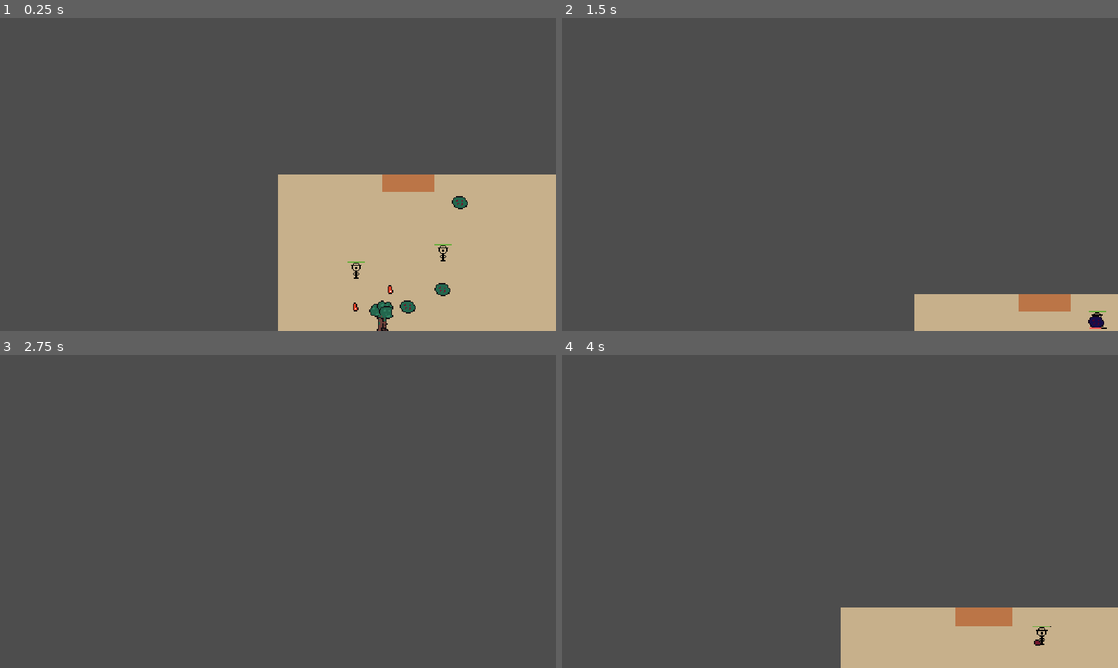
Above: before the commit, frames 1-4 (two rows, left to right).
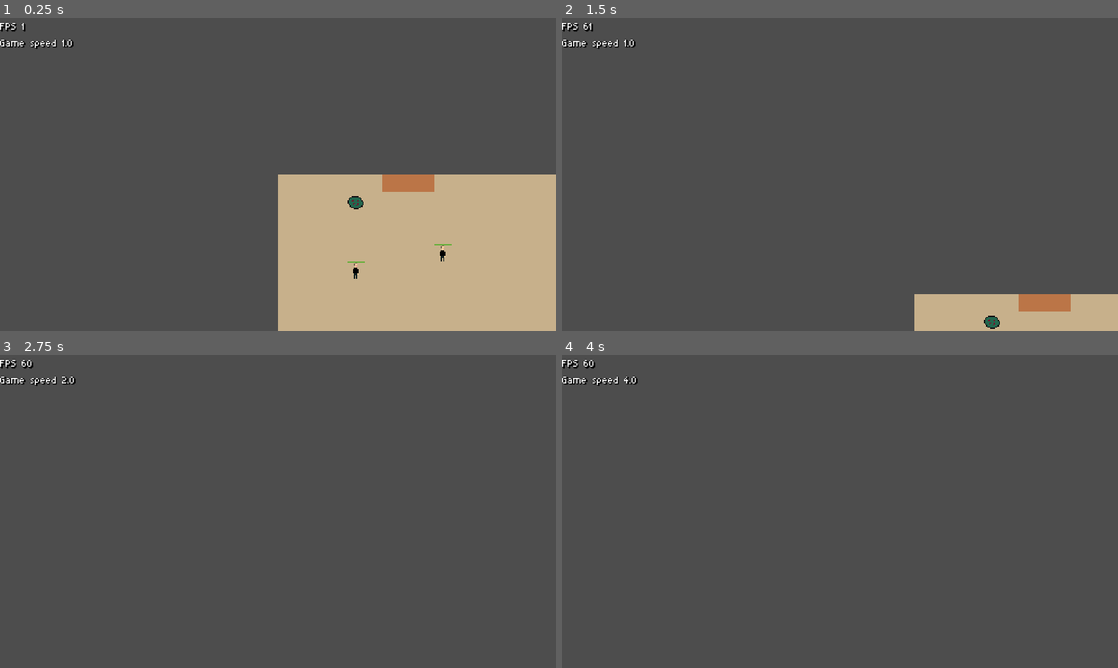
Above: after the commit, the same moments.

Repository: Allov/mj162
Game: Godot game, scene res://main.tscn
The game is run twice, just before and just after one commit, with the same random seed, the same clock (stepped at 60 frames per second) and the same inputs.
Inputs (mouse positions are in pixels of both pictures, inside the frame that each line leads up to):
- Up to frame 1 (0.25 s): no input
- Up to frame 2 (1.5 s): drag from (1023, 202) to (1006, 290) at 0.52 s; drag from (728, 190) to (1006, 290) at 1.27 s
- Up to frame 3 (2.75 s): tap Enter at 2 s; move the mouse to (333, 442) at 2.02 s; hold D (pan_right) from 2.03 s (still down); hold Mouse wheel up (zoom_in) from 2.03 s (still down); tap Tab (change_game_speed, bound only after the commit) at 2.3 s
- Up to frame 4 (4 s): release D (pan_right) at 2.75 s; release Mouse wheel up (zoom_in) at 2.75 s; tap Space at 2.75 s; drag from (812, 574) to (673, 464) at 2.77 s; tap Enter at 3.5 s; move the mouse to (1006, 558) at 3.52 s; hold A (pan_left) from 3.53 s (still down); hold Tab (change_game_speed, bound only after the commit) from 3.53 s (still down)

The runs differ from the first frame. In frame 1, 1.0% of the frame differs, in the area x 0-85%, y 1-100%; in frame 2, 0.5%; in frame 3, 0.3%; in frame 4, 10%, in the area x 0-100%, y 1-100%.

Commit message:
basic ui, game speed, fish, sounds

Diff:
--- /dev/null
+++ b/UI.gd
@@ -0,0 +1,29 @@
+extends CanvasLayer
+
+@export var game_speed = 1.0
+@export var max_game_speed = 16.0
+@export var min_game_speed = 0.5
+@onready var debug_label = $DebugLabel
+
+
+func _input(event):
+	if event.is_action_pressed("change_game_speed_backward"):
+		game_speed = game_speed / 2.0
+
+		if game_speed < min_game_speed:
+			game_speed = max_game_speed
+
+		Engine.time_scale = game_speed
+	elif event.is_action_pressed("change_game_speed"):
+		game_speed = game_speed * 2.0
+
+		if game_speed > max_game_speed:
+			game_speed = min_game_speed
+
+		Engine.time_scale = game_speed
+
+
+func _process(delta):
+	debug_label.text = ""
+	debug_label.text += "FPS " + str(Engine.get_frames_per_second()) + "\n"
+	debug_label.text += "Game speed %1.1f" % game_speed
--- /dev/null
+++ b/default_bus_layout.tres
@@ -0,0 +1,15 @@
+[gd_resource type="AudioBusLayout" format=3 uid="uid://cxpp4lo8tpwfi"]
+
+[resource]
+bus/1/name = &"Music"
+bus/1/solo = false
+bus/1/mute = false
+bus/1/bypass_fx = false
+bus/1/volume_db = 0.0
+bus/1/send = &"Master"
+bus/2/name = &"SFX"
+bus/2/solo = false
+bus/2/mute = false
+bus/2/bypass_fx = false
+bus/2/volume_db = 0.0
+bus/2/send = &"Master"
--- a/main.tscn
+++ b/main.tscn
@@ -1,7 +1,8 @@
-[gd_scene load_steps=3 format=3 uid="uid://cgh5kwv7f5gac"]
+[gd_scene load_steps=4 format=3 uid="uid://cgh5kwv7f5gac"]
 
 [ext_resource type="PackedScene" uid="uid://bmppiyvx5loyu" path="res://world/world.tscn" id="1_v5sd0"]
 [ext_resource type="Script" path="res://Camera.gd" id="2_3ad3g"]
+[ext_resource type="PackedScene" uid="uid://cm4mslje6rwxa" path="res://ui.tscn" id="3_f2an1"]
 
 [node name="Main" type="Node2D"]
 
@@ -9,3 +10,5 @@
 
 [node name="Camera" type="Camera2D" parent="."]
 script = ExtResource("2_3ad3g")
+
+[node name="UI" parent="." instance=ExtResource("3_f2an1")]
--- a/project.godot
+++ b/project.godot
@@ -29,6 +29,10 @@
 window/size/window_height_override=864
 window/stretch/mode="canvas_items"
 window/stretch/aspect="expand"
+
+[gui]
+
+theme/custom_font="res://assets/AsepriteFont.ttf"
 
 [input]
 
@@ -72,6 +76,16 @@
 "events": [Object(InputEventMouseButton,"resource_local_to_scene":false,"resource_name":"","device":-1,"window_id":0,"a …(253 unchanged characters)…
 ]
 }
+change_game_speed={
+"deadzone": 0.5,
+"events": [Object(InputEventKey,"resource_local_to_scene":false,"resource_name":"","device":-1,"window_id":0,"alt_pressed":false,"shift_pressed":false,"ctrl_pressed":false,"meta_pressed":false,"pressed":false,"keycode":0,"physical_keycode":4194306,"key_label":0,"unicode":0,"echo":false,"script":null)
+]
+}
+change_game_speed_backward={
+"deadzone": 0.5,
+"events": [Object(InputEventKey,"resource_local_to_scene":false,"resource_name":"","device":-1,"window_id":0,"alt_pressed":false,"shift_pressed":true,"ctrl_pressed":false,"meta_pressed":false,"pressed":false,"keycode":0,"physical_keycode":4194306,"key_label":0,"unicode":0,"echo":false,"script":null)
+]
+}
 
 [rendering]
 
--- /dev/null
+++ b/ui.tscn
@@ -0,0 +1,15 @@
+[gd_scene load_steps=2 format=3 uid="uid://cm4mslje6rwxa"]
+
+[ext_resource type="Script" path="res://UI.gd" id="1_3myc7"]
+
+[node name="UI" type="CanvasLayer"]
+script = ExtResource("1_3myc7")
+
+[node name="DebugLabel" type="Label" parent="."]
+offset_right = 40.0
+offset_bottom = 23.0
+theme_override_colors/font_shadow_color = Color(0, 0, 0, 1)
+theme_override_colors/font_outline_color = Color(0, 0, 0, 1)
+theme_override_constants/shadow_offset_x = 1
+theme_override_constants/shadow_offset_y = 1
+theme_override_constants/outline_size = 1
--- /dev/null
+++ b/world/item/fillet.tscn
@@ -0,0 +1,13 @@
+[gd_scene load_steps=3 format=3 uid="uid://xs133jrdince"]
+
+[ext_resource type="PackedScene" uid="uid://c7qe2hquj1d7m" path="res://world/item/food.tscn" id="1_7nuyp"]
+[ext_resource type="Texture2D" uid="uid://4g4xgpgoo7r3" path="res://assets/items.png" id="2_4pn7g"]
+
+[node name="Fillet" instance=ExtResource("1_7nuyp")]
+nutrition = 25.0
+
+[node name="Image" type="Sprite2D" parent="." index="0"]
+texture = ExtResource("2_4pn7g")
+centered = false
+region_enabled = true
+region_rect = Rect2(64, 0, 16, 16)
--- /dev/null
+++ b/world/item/fish.tscn
@@ -0,0 +1,22 @@
+[gd_scene load_steps=4 format=3 uid="uid://bavdm7yg50lqa"]
+
+[ext_resource type="PackedScene" uid="uid://wj56g326gj08" path="res://world/item/animal.tscn" id="1_unuhd"]
+[ext_resource type="Texture2D" uid="uid://4g4xgpgoo7r3" path="res://assets/items.png" id="2_qhblu"]
+
+[sub_resource type="RectangleShape2D" id="RectangleShape2D_eq2ey"]
+size = Vector2(27, 16)
+
+[node name="Fish" instance=ExtResource("1_unuhd")]
+max_health = 5000.0
+drop_item_name = "fillet"
+
+[node name="Sprite2D" type="Sprite2D" parent="." index="0"]
+position = Vector2(0, 1)
+texture = ExtResource("2_qhblu")
+centered = false
+region_enabled = true
+region_rect = Rect2(0, 48, 16, 16)
+
+[node name="CollisionShape2D" parent="SelectArea" index="0"]
+position = Vector2(17.5, 9)
+shape = SubResource("RectangleShape2D_eq2ey")
--- a/world/item/vegetation.gd
+++ b/world/item/vegetation.gd
@@ -11,7 +11,7 @@
 func _ready():
 	select_area.connect("input_event", _on_select_area_input_event)
 
-func _process(delta):
+func _process(_delta):
 	health_bar.visible = health != max_health
 	health_bar.value = health / max_health
 
--- a/world/map/map.gd
+++ b/world/map/map.gd
@@ -27,6 +27,8 @@
 			var value = noise.get_noise_2d(x, y)
 			if value < -0.4:
 				tile_map.set_cell(0, Vector2i(x, y), 0, tiles_coords[TileType.WATER])
+				if rng.randf() < 0.01:
+					ItemManager.spawn_item_by_name("fish", Vector2(x * 16, y * 16))
 			elif value >= -0.4 and value < -0.2:
 				tile_map.set_cell(0, Vector2i(x, y), 0, tiles_coords[TileType.SAND])
 				if rng.randf() < 0.001:
--- a/world/pawn/pawn.gd
+++ b/world/pawn/pawn.gd
@@ -1,15 +1,18 @@
 extends CharacterBody2D
 
-@export var speed = 200
-@export var max_hunger_level = 60.0
+@export var speed = 50
+@export var max_hunger_level = 300.0
 @export var hungry_treshold = 0.8
-@export var damage = 10.0
+@export var damage = 100.0
 
 @onready var pathfinding: Pathfinding = $"../Pathfinding"
 @onready var terrain: TileMap = $"../Terrain"
 @onready var map: Map = $".."
 @onready var hunger_level = max_hunger_level
 @onready var hunger_level_bar = $HungerLevelBar
+@onready var action_cooldown = $ActionCooldown
+@onready var chop_sound = $ChopSound
+@onready var squish_sound = $SquishSound
 
 
 var path = []
@@ -28,13 +31,12 @@
 		path = pathfinding.request_path(current_position, desired_position)
 		path.remove_at(0)
 
-func _process(delta):
+func _process(_delta):
 	hunger_level_bar.value = hunger_level / max_hunger_level
 
 func _physics_process(delta):
 	hunger_level -= delta
 	if current_task == null and hunger_level < max_hunger_level * hungry_treshold:
-		print("hungry")
 		current_task = TaskManager.request_find_and_eat_food()
 	elif hunger_level < 0:
 		queue_free()
@@ -62,12 +64,22 @@
 	elif not finding_order and current_task.type == Task.TaskType.FIND_ORDER:
 		finding_order = true
 		path = pathfinding.request_path(global_position / 16, current_task.target_item.global_position / 16)
-	elif current_task.type == Task.TaskType.HARVEST:
+	elif action_cooldown.time_left <= 0.0 and current_task.type == Task.TaskType.HARVEST:
 		finding_order = false
 		harvesting = true
 		if "health" in current_task.target_item:
 			var harvestable = current_task.target_item
 			harvestable.health -= damage
+			action_cooldown.one_shot = true
+			action_cooldown.start()
+
+			if current_task.target_item is Vegetation:
+				chop_sound.pitch_scale = randf_range(1.0, 1.5)
+				chop_sound.play()
+			elif current_task.target_item is Animal:
+				print("yo")
+				squish_sound.pitch_scale = randf_range(1.0, 1.5)
+				squish_sound.play()
 
 			if harvestable.health <= 0:
 				var drop = harvestable.drop_item_name
@@ -80,8 +92,6 @@
 
 		var random_target = Vector2(randi_range(-10, 10), randi_range(-10, 10))
 		random_target = random_target.clamp(Vector2.ZERO, Vector2(map.width, map.height))
-
-		print("wandering...")
 
 		path = pathfinding.request_path(global_position / 16, global_position / 16 + random_target)
 
--- a/world/pawn/pawn.tscn
+++ b/world/pawn/pawn.tscn
@@ -1,10 +1,13 @@
-[gd_scene load_steps=4 format=3 uid="uid://45enexsva8i5"]
+[gd_scene load_steps=6 format=3 uid="uid://45enexsva8i5"]
 
 [ext_resource type="Script" path="res://world/pawn/pawn.gd" id="1_xcnyn"]
 [ext_resource type="Texture2D" uid="uid://5idbhlpmano5" path="res://assets/pawn.png" id="2_hv3gn"]
 [ext_resource type="PackedScene" uid="uid://bx1703c5exvwf" path="res://assets/progress_bar.tscn" id="3_018hf"]
+[ext_resource type="AudioStream" uid="uid://b7so3njtvpsbc" path="res://assets/chop.mp3" id="4_oimci"]
+[ext_resource type="AudioStream" uid="uid://dwf4muqs3eswn" path="res://assets/squish.mp3" id="5_tt7m0"]
 
 [node name="Pawn" type="CharacterBody2D"]
+z_index = 6
 script = ExtResource("1_xcnyn")
 
 [node name="Image" type="Sprite2D" parent="."]
@@ -12,3 +15,18 @@
 centered = false
 
 [node name="HungerLevelBar" parent="." instance=ExtResource("3_018hf")]
+
+[node name="ActionCooldown" type="Timer" parent="."]
+
+[node name="ChopSound" type="AudioStreamPlayer2D" parent="."]
+stream = ExtResource("4_oimci")
+volume_db = -10.0
+max_distance = 300.0
+attenuation = 3.86374
+bus = &"SFX"
+
+[node name="SquishSound" type="AudioStreamPlayer2D" parent="."]
+stream = ExtResource("5_tt7m0")
+max_distance = 300.0
+attenuation = 3.86374
+bus = &"SFX"
Binary file added: assets/AsepriteFont.ttf
Not shown, added: assets/AsepriteFont.ttf.import
Not shown, added: assets/chop.mp3.import
Binary file changed: assets/items.aseprite
Binary file changed: assets/items.png
Binary file changed: assets/pawn.aseprite
Binary file changed: assets/pawn.png
Not shown, added: assets/squish.mp3.import
Not shown, added: assets/chop.mp3
Not shown, added: assets/squish.mp3
